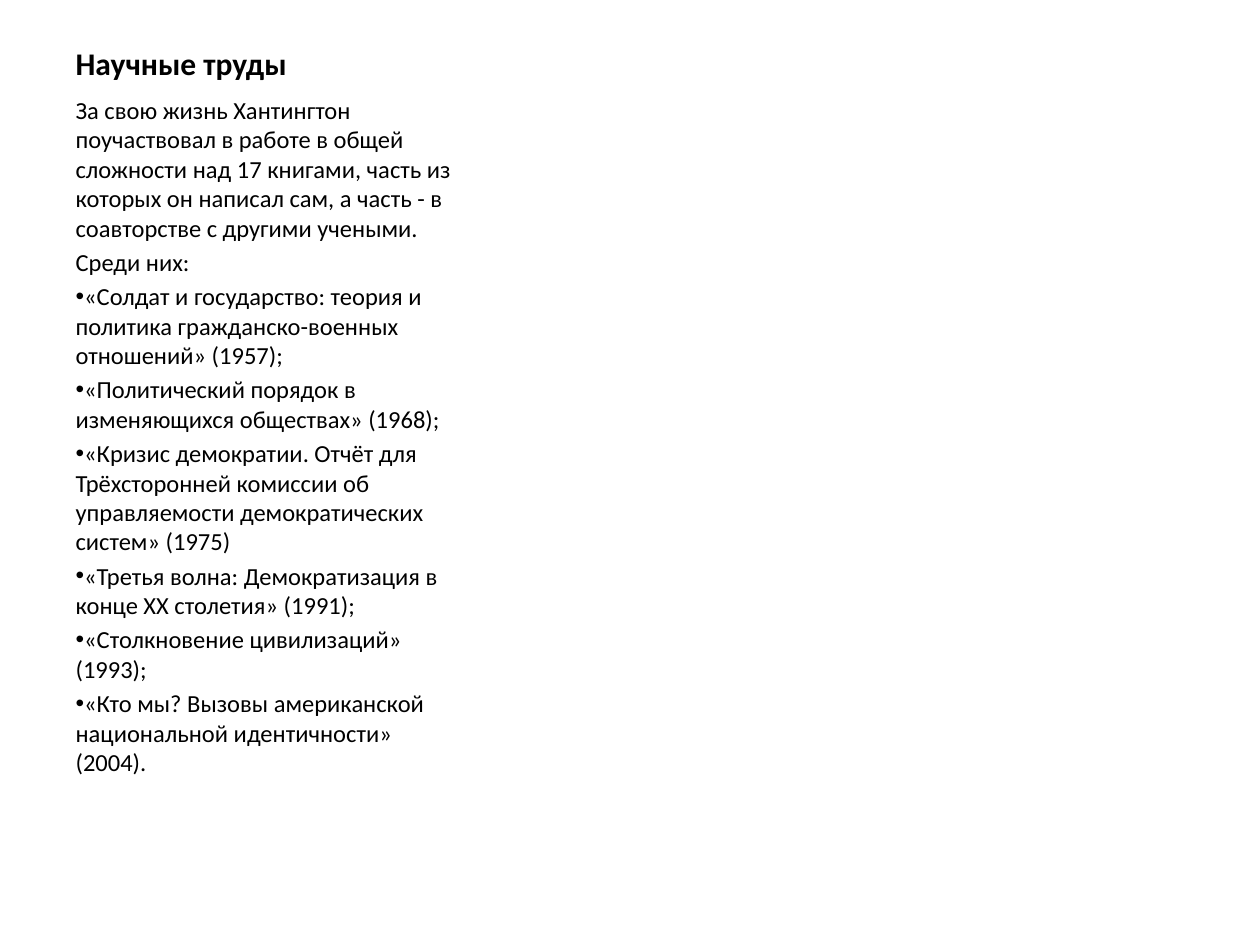
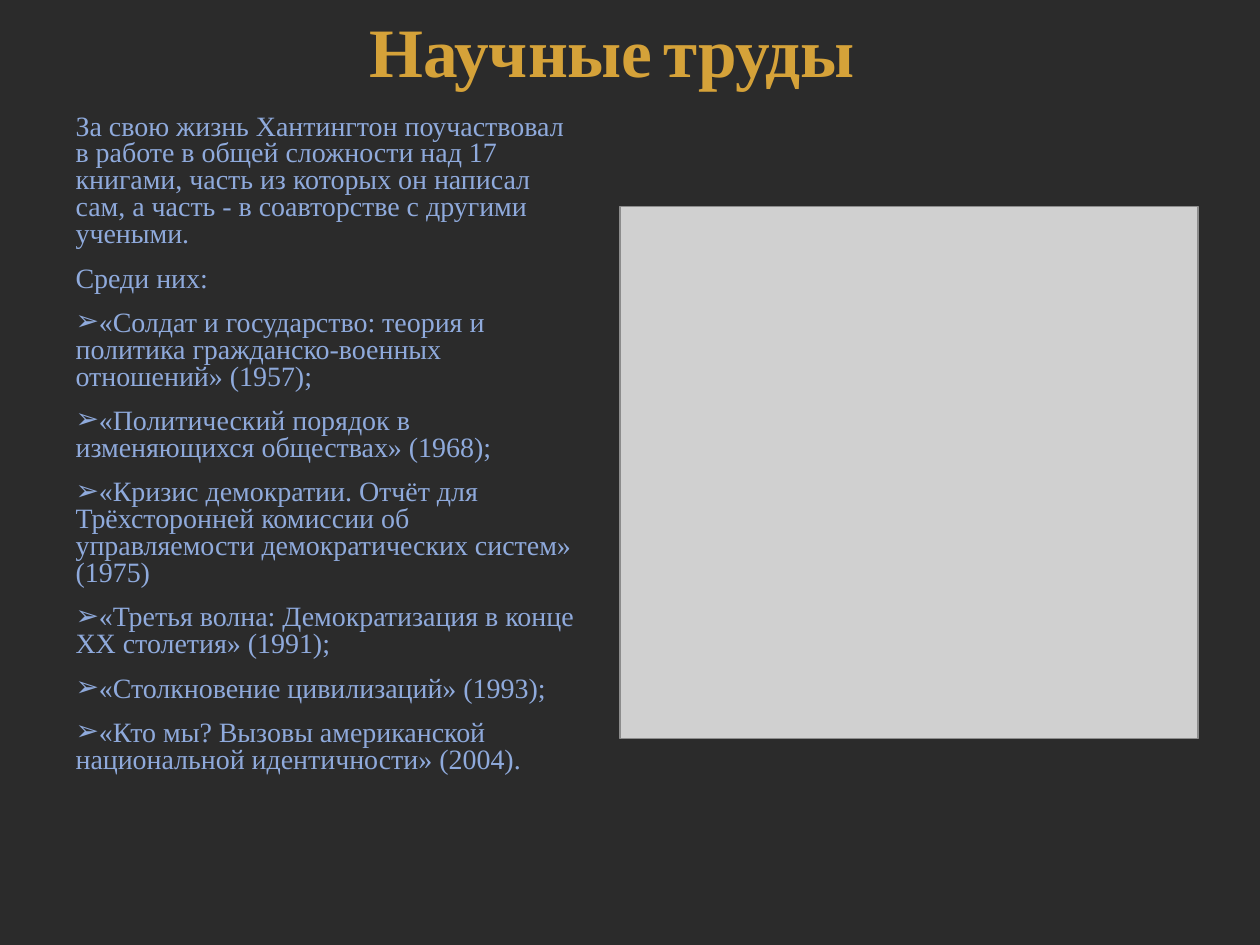
Before and after one commit to IAKalash/MyRep, a slide deck: slide 3 of Other/Сэмюэл Филлипс Хантингтон.pptx. Drawn at 1260x945 pixels with LibreOffice and Linux fonts; fonts in the diff are those of the drawing; grey boxes stand for pictures; background and template pictures are left out; a plain dark background stands for a picture behind light text. Boxes give left, top, right and bottom in pixels: in the first picture for what was removed or moved away, otherwise in the second. Text is boxed around its words. In the diff, an @@ line names an element or a change of style, - is before the commit and + after.

Commit message:
Хантингтон

```diff
--- a/Other/Сэмюэл Филлипс Хантингтон.pptx
+++ b/Other/Сэмюэл Филлипс Хантингтон.pptx
@@ background #FFFFFF to picture (left out) @@
@@ title "Научные труды" at box(369, 31, 855, 90): size 18 to 39.6 pt, font Calibri to Times New Roman, text colour #000000 to #D5A239; alignment left to centre; line spacing 1 to 0.9 @@
@@ text "За свою жизнь Хантингтон поучаствовал ...": place and size @@
-text "За свою жизнь Хантингтон поучаствовал ..." at box(76, 103, 451, 775)
+text "За свою жизнь Хантингтон поучаствовал ..." at box(76, 117, 573, 775)
@@ text "За свою жизнь Хантингтон поучаствовал ..." at box(76, 117, 573, 775): size 14 to 16 pt, font Calibri to Times New Roman, text colour #000000 to #8FAADC; line spacing 1 to 0.8; more space between paragraphs; bullet • to ➢ @@
@@ picture added at box(620, 207, 1198, 738) @@
```
Also in this commit, not shown: 6 other slides changed, 1 other file.
